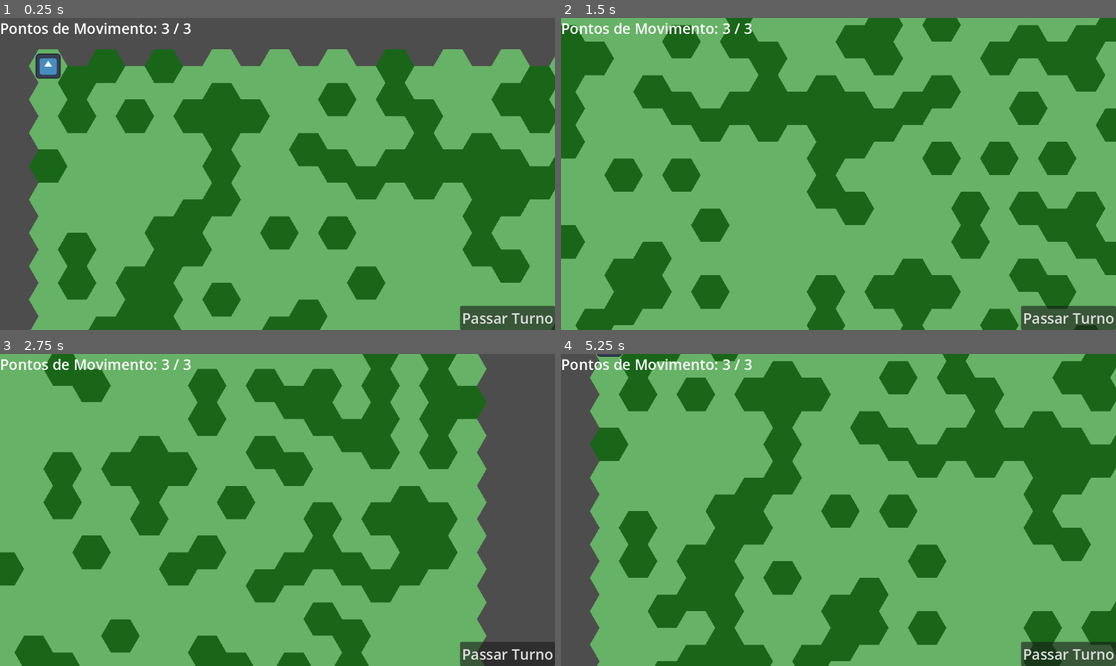
Above: before the commit, frames 1-4 (two rows, left to right).
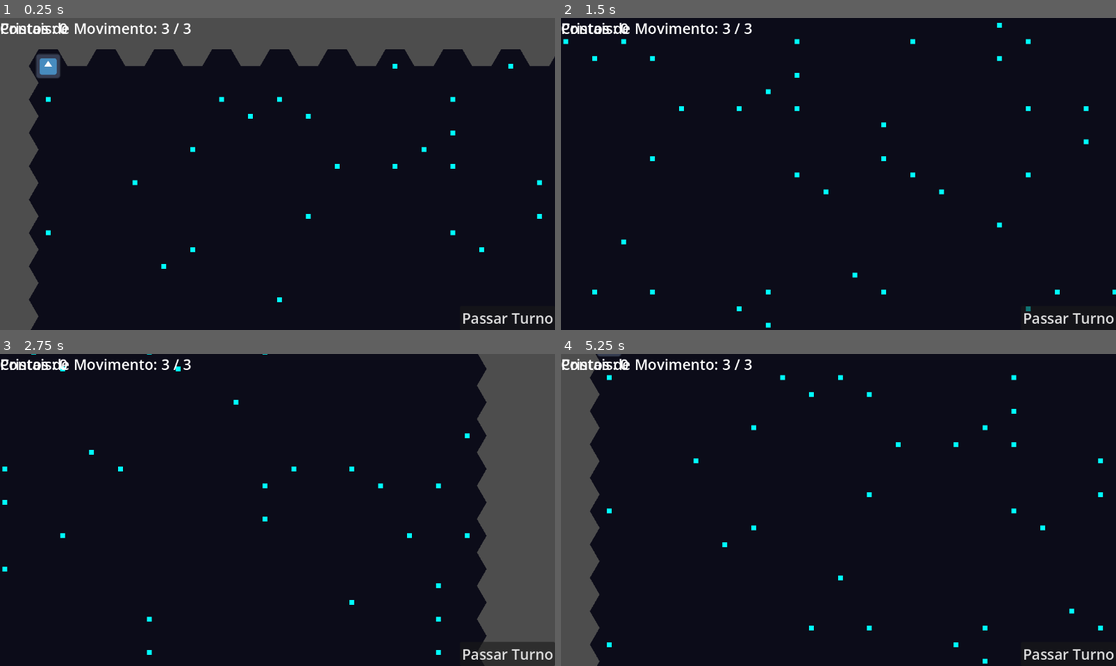
Above: after the commit, the same moments.

Repository: josearmandosantospaiva00-debug/prototipo-4x
Game: Godot game, scene res://mapa.tscn
Two runs of this game, one before a commit and one after it. Both use one fixed random seed, a clock stepped at 60 frames per second and the inputs below. The project has no main scene, so this scene is started directly. The engine's default icon, where the game draws it, is replaced by a stand-in: a white triangle on a blue panel in a dark square.
Inputs (mouse positions are in pixels of both pictures, inside the frame that each line leads up to):
- Up to frame 1 (0.25 s): no input
- Up to frame 2 (1.5 s): tap Enter at 0.5 s; move the mouse to (960, 158) at 0.52 s; hold D 0.53-1.28 s; click (960, 158) at 0.67 s; tap Space at 0.77 s; move the mouse to (727, 189) at 1.27 s; hold S from 1.28 s (still down); click (727, 189) at 1.42 s
- Up to frame 3 (2.75 s): tap Space at 1.52 s; move the mouse to (333, 441) at 2.02 s; release S at 2.03 s; hold D from 2.03 s (still down); click (333, 441) at 2.17 s
- Up to frame 4 (5.25 s): move the mouse to (810, 572) at 2.77 s; release D at 2.78 s; hold W 2.78-3.53 s; click (810, 572) at 2.92 s; tap Space at 3.02, 3.77, 4.52 s; move the mouse to (1005, 556) at 3.52 s; hold A 3.53-5.03 s; click (1005, 556) at 3.67 s; move the mouse to (672, 463) at 4.27 s; click (672, 463) at 4.42 s; move the mouse to (866, 510) at 5.02 s; hold S from 5.03 s (still down); click (866, 510) at 5.17 s

The runs differ from the first frame. In frame 1, 82% of the frame differs, in the area x 0-100%, y 1-100%; in frame 2, 100%, in the area x 0-100%, y 0-100%; in frame 3, 87%; in frame 4, 94%.

Commit message:
Adicionado Fog of War e sistema de coleta de cristais

Diff:
--- a/mapa.gd
+++ b/mapa.gd
@@ -1,5 +1,6 @@
 extends Node2D
-
+var cristais_coletados = 0
+@onready var label_cristais = $CanvasLayer/LabelCristais # Verifique se o nome está igual ao do nó
 var raio = 40.0
 var colunas = 30
 var linhas = 20
@@ -51,16 +52,31 @@
 	x += 100
 	y += 100
 	poly.position = Vector2(x, y)
+	poly.set_script(load("res://polygon_2d.gd"))
 	poly.polygon = gerar_pontos()
 
 	var chance = randf()
 	var custo = 1
+	var cor_escolhida
 	if chance < 0.30:
-		poly.color = Color(0.1, 0.4, 0.1) # Floresta
+		cor_escolhida = Color(0.1, 0.4, 0.1) # Floresta
 		custo = 2
 	else:
-		poly.color = Color(0.4, 0.7, 0.4) # Planície
+		cor_escolhida = Color(0.4, 0.7, 0.4) # Planície
 
+	# Em vez de mudar a cor direto, chamamos a função que esconde
+	poly.configurar_cores(cor_escolhida)
+	# Chance de ter um cristal (15%)
+	if randf() < 0.15:
+		poly.set_meta("tem_cristal", true)
+		# Vamos colocar um pontinho visual para sabermos que tem cristal
+		var cristal_visual = ColorRect.new()
+		cristal_visual.size = Vector2(10, 10)
+		cristal_visual.position = Vector2(-5, -5) # Centraliza no hexágono
+		cristal_visual.color = Color.CYAN # Azul brilhante
+		poly.add_child(cristal_visual)
+	else:
+		poly.set_meta("tem_cristal", false)
 	poly.set_meta("custo", custo)
 	add_child(poly)
 	lista_hexagonos.append(poly)
@@ -109,6 +125,7 @@
 
 					var tween = create_tween()
 					tween.tween_property(unidade, "position", hex_clicado.position, 0.3)
+					tween.finished.connect(apos_movimento)
 					tween.set_trans(Tween.TRANS_SINE)
 					tween.set_ease(Tween.EASE_OUT)
 					# ATUALIZA A UI APÓS MOVER
@@ -120,3 +137,30 @@
 	pontos_movimento_atuais = pontos_movimento_maximos
 	atualizar_ui()
 	print("Botão clicado! Turno resetado.")
+func atualizar_visao():
+	var raio_visao = raio * 3.5 # Define o quão longe o robô enxerga
+
+	for hex in lista_hexagonos:
+		var distancia = unidade.position.distance_to(hex.position)
+		if distancia <= raio_visao:
+			hex.revelar()
+func checar_coleta():
+	for hex in lista_hexagonos:
+		# Se o robô está na mesma posição do hexágono e tem cristal
+		if unidade.position == hex.position and hex.get_meta("tem_cristal"):
+			cristais_coletados += 1
+			hex.set_meta("tem_cristal", false) # Remove o cristal do dado
+
+			# Remove o visual do cristal (o primeiro filho do hexágono)
+			for child in hex.get_children():
+				if child is ColorRect:
+					child.queue_free()
+
+			atualizar_ui_cristais()
+			print("Cristal coletado! Total: ", cristais_coletados)
+
+func atualizar_ui_cristais():
+	label_cristais.text = "Cristais: " + str(cristais_coletados)
+func apos_movimento():
+	atualizar_visao()
+	checar_coleta()
--- a/mapa.tscn
+++ b/mapa.tscn
@@ -24,6 +24,12 @@
 theme_override_font_sizes/font_size = 30
 text = "Movimento: 3 / 3"
 
+[node name="LabelCristais" type="Label" parent="CanvasLayer" unique_id=189015950]
+offset_right = 75.0
+offset_bottom = 23.0
+theme_override_font_sizes/font_size = 30
+text = "Cristais: 0"
+
 [node name="Button" type="Button" parent="CanvasLayer" unique_id=2061809185]
 anchors_preset = 3
 anchor_left = 1.0
--- a/polygon_2d.gd
+++ b/polygon_2d.gd
@@ -1,36 +1,20 @@
 extends Polygon2D
 
-var raio_hexagono = 60.0 # O tamanho do nosso hexágono
+var cor_real: Color
+var descoberto = false
 
 func _ready():
-	# _ready() é uma função nativa que roda uma única vez quando o jogo começa.
-	# Vamos centralizar o objeto na tela (a tela padrão tem 1152x648)
-	position = Vector2(1152 / 2, 648 / 2)
+	# Deixamos o ready vazio ou apenas com o estado inicial
+	pass
 
-	# Chama a nossa função matemática
-	gerar_hexagono()
+# Criamos esta função para o mapa chamar
+func configurar_cores(cor_vinda_do_mapa: Color):
+	cor_real = cor_vinda_do_mapa
+	# Começa escondido (Azul escuro/preto)
+	color = Color(0.05, 0.05, 0.1)
 
-func gerar_hexagono():
-	var pontos = PackedVector2Array() # Cria um array (uma lista) de vetores vazia
-
-	# Um círculo tem 360 graus. Dividido por 6 pontas = 60 graus por ponta.
-	for i in range(6):
-		# A Godot, assim como o Python, calcula seno e cosseno em radianos
-		var angulo_radianos = deg_to_rad(60 * i)
-
-		# Calculando as coordenadas X e Y do vetor
-		var x = raio_hexagono * cos(angulo_radianos)
-		var y = raio_hexagono * sin(angulo_radianos)
-
-		# Adiciona o novo vetor à nossa lista de pontos
-		pontos.append(Vector2(x, y))
-
-	# Atribui a lista matemática perfeita ao desenho do polígono
-	polygon = pontos
-
-func _input(event):
-	# O código do clique continua exatamente igual!
-	if event is InputEventMouseButton and event.pressed and event.button_index == MOUSE_BUTTON_LEFT:
-		var clique_local = get_local_mouse_position()
-		if Geometry2D.is_point_in_polygon(clique_local, polygon):
-			color = Color(randf(), randf(), randf())
+func revelar():
+	if not descoberto:
+		descoberto = true
+		var tween = create_tween()
+		tween.tween_property(self, "color", cor_real, 0.5)
